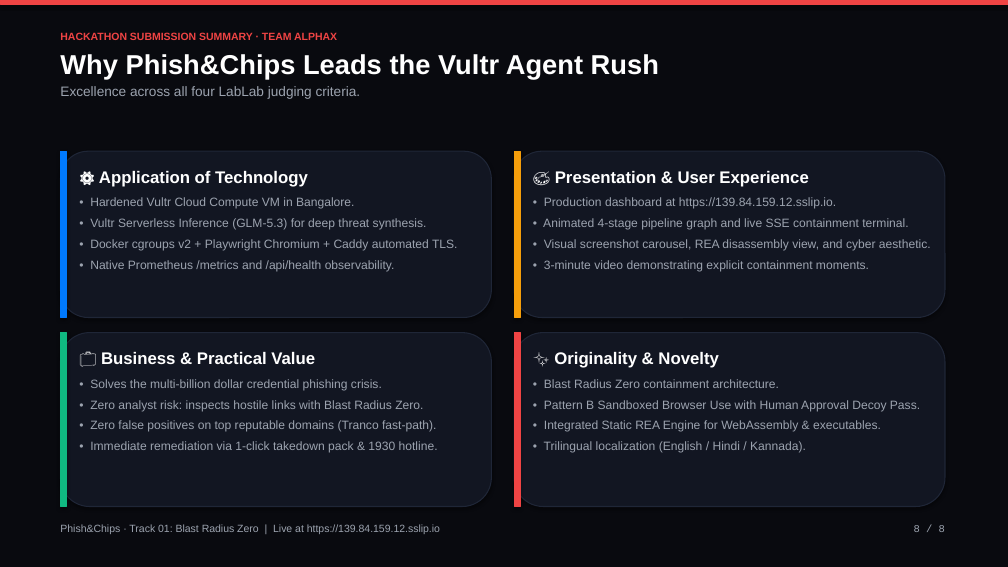
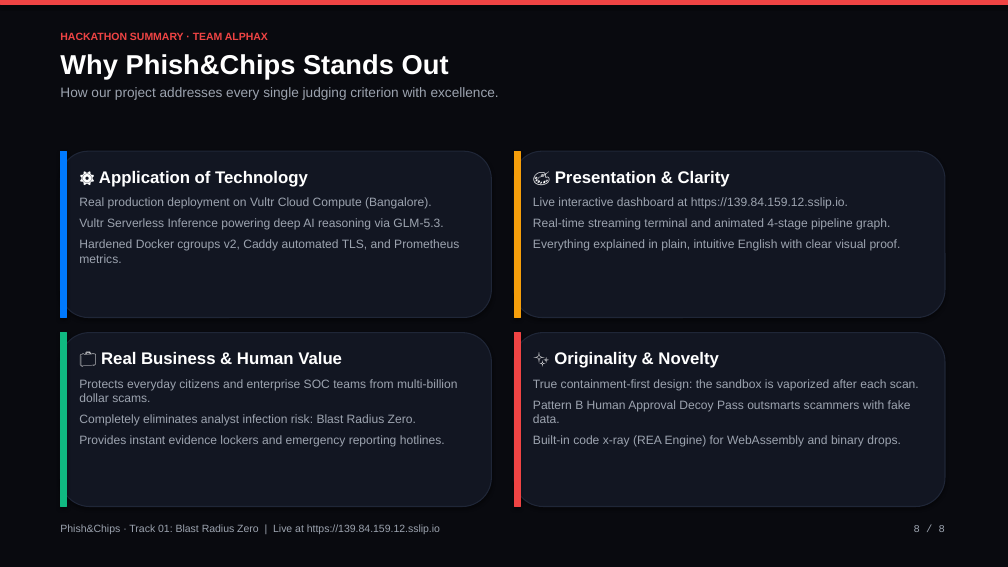
Before and after one commit to Vrajesh-sulakhe/PhishnChips, a slide deck: slide 8 of docs/Phish_and_Chips_Presentation.pptx. Drawn at 1008x567 pixels with LibreOffice and Linux fonts; fonts in the diff are those of the drawing. Boxes give left, top, right and bottom in pixels: in the first picture for what was removed or moved away, otherwise in the second. Text is boxed around its words. In the diff, an @@ line names an element or a change of style, - is before the commit and + after.

Commit message:
docs(presentation): refine PPTX and slides with clear, accessible plain-English storytelling

```diff
--- a/docs/Phish_and_Chips_Presentation.pptx
+++ b/docs/Phish_and_Chips_Presentation.pptx
@@ text at <box>60,32,499,100</box>: text changed; bold off @@
-HACKATHON SUBMISSION SUMMARY · TEAM ALPHAX
-Why Phish&Chips Leads the Vultr Agent Rush
-Excellence across all four LabLab judging criteria.
+HACKATHON SUMMARY · TEAM ALPHAX
+Why Phish&Chips Stands Out
+How our project addresses every single judging criterion with excellence.
@@ text at <box>533,171,901,251</box>: text changed @@
-🎨 Presentation & User Experience
-• Production dashboard at https://139.84.159.12.sslip.io.
-• Animated 4-stage pipeline graph and live SSE containment terminal.
-• Visual screenshot carousel, REA disassembly view, and cyber aesthetic.
-• 3-minute video demonstrating explicit containment moments.
+🎨 Presentation & Clarity
+Live interactive dashboard at https://139.84.159.12.sslip.io.
+Real-time streaming terminal and animated 4-stage pipeline graph.
+Everything explained in plain, intuitive English with clear visual proof.
@@ text at <box>79,197,459,263</box>: text changed @@
-• Hardened Vultr Cloud Compute VM in Bangalore.
-• Vultr Serverless Inference (GLM-5.3) for deep threat synthesis.
-• Docker cgroups v2 + Playwright Chromium + Caddy automated TLS.
-• Native Prometheus /metrics and /api/health observability.
+Real production deployment on Vultr Cloud Compute (Bangalore).
+Vultr Serverless Inference powering deep AI reasoning via GLM-5.3.
+Hardened Docker cgroups v2, Caddy automated TLS, and Prometheus metrics.
@@ text at <box>79,352,457,447</box>: text changed @@
-💼 Business & Practical Value
-• Solves the multi-billion dollar credential phishing crisis.
-• Zero analyst risk: inspects hostile links with Blast Radius Zero.
-• Zero false positives on top reputable domains (Tranco fast-path).
-• Immediate remediation via 1-click takedown pack & 1930 hotline.
+💼 Real Business & Human Value
+Protects everyday citizens and enterprise SOC teams from multi-billion dollar scams.
+Completely eliminates analyst infection risk: Blast Radius Zero.
+Provides instant evidence lockers and emergency reporting hotlines.
@@ text at <box>533,379,919,447</box>: text changed @@
-• Blast Radius Zero containment architecture.
-• Pattern B Sandboxed Browser Use with Human Approval Decoy Pass.
-• Integrated Static REA Engine for WebAssembly & executables.
-• Trilingual localization (English / Hindi / Kannada).
+True containment-first design: the sandbox is vaporized after each scan.
+Pattern B Human Approval Decoy Pass outsmarts scammers with fake data.
+Built-in code x-ray (REA Engine) for WebAssembly and binary drops.
```
Also in this commit, not shown: 7 other slides changed, 4 other files.
